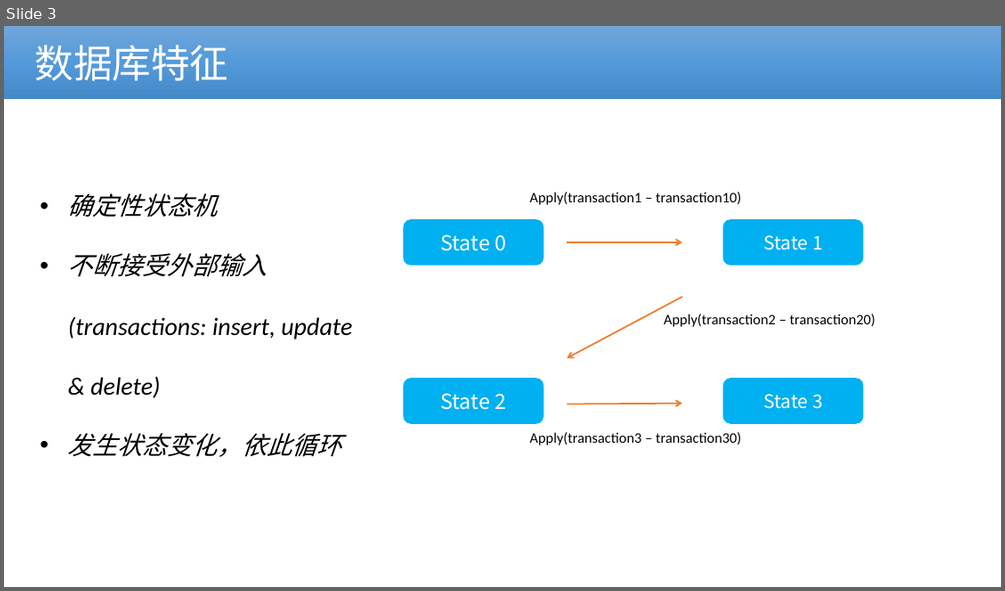
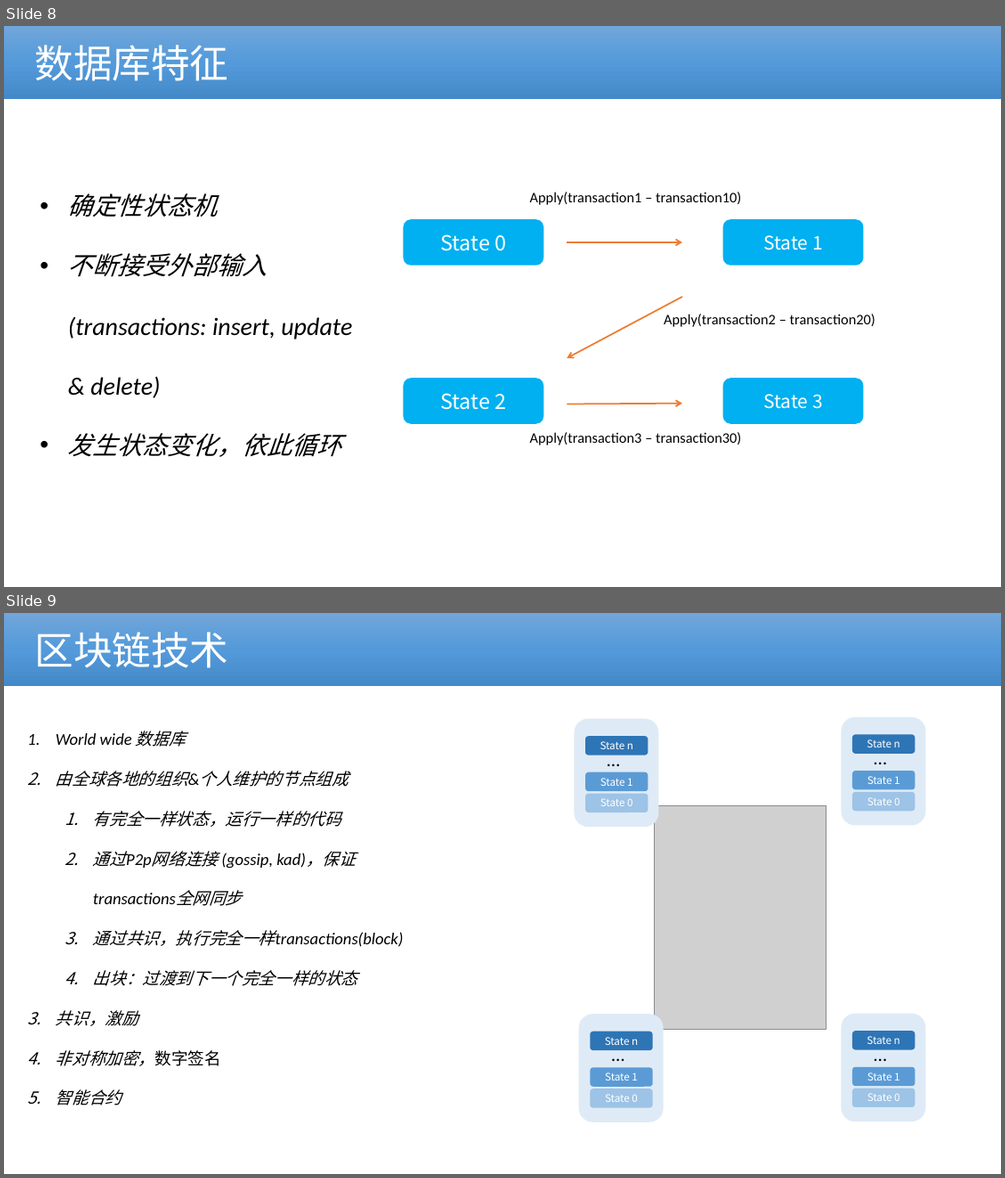
Before and after one commit to cmdpos/gaia, a slide deck: ppt/blockchain-dex.pptx. Shown one above the other, each under a label of ours: slide 3 before the commit, slides 8 and 9 after it. The pictures are 1005x591 and 1005x1178 pixels, drawn with LibreOffice and Linux fonts; fonts in the diff are those of the drawing; grey boxes stand for pictures; background and template pictures are left out. Boxes give left, top, right and bottom in pixels: in the first picture for what was removed or moved away, otherwise in the second. Text is boxed around its words. In the diff, an @@ line names an element or a change of style, - is before the commit and + after.

```diff
--- a/ppt/blockchain-dex.pptx
+++ b/ppt/blockchain-dex.pptx
@@ slide 9 added at [4,613,1001,1174], background #FFFFFF @@
@@ rectangle added at [4,613,1001,686], fill gradient #71A6DB to #559BDB to #448ACA, 37.4 pt, text #FFFFFF @@
+区块链技术
@@ text added at [56,730,404,1105], 16 pt, text #000000, italic @@
+1. World wide 数据库
+2. 由全球各地的组织&个人维护的节点组成
+  1. 有完全一样状态，运行一样的代码
+  2. 通过P2p网络连接 (gossip, kad)，保证transactions全网同步
+  3. 通过共识，执行完全一样transactions(block)
+  4. 出块：过渡到下一个完全一样的状态
+3. 共识，激励
+4. 非对称加密，数字签名
+5. 智能合约
@@ group added at [574,718,658,827]: 4 rounded rectangles, 1 text @@
+State 0
+State 1
+State n
+…
@@ group added at [841,717,925,826]: 4 rounded rectangles, 1 text @@
+State 0
+State 1
+State n
+…
@@ picture added at [654,805,825,1030] @@
@@ group added at [579,1013,663,1122]: 4 rounded rectangles, 1 text @@
+State 0
+State 1
+State n
+…
@@ group added at [841,1013,925,1121]: 4 rounded rectangles, 1 text @@
+State 0
+State 1
+State n
+…
@@ what was slide 3 is now slide 8 @@
```
Also in this commit, not shown: 4 slides changed, 12 other slides added, 13 slides removed, 1 other file.
